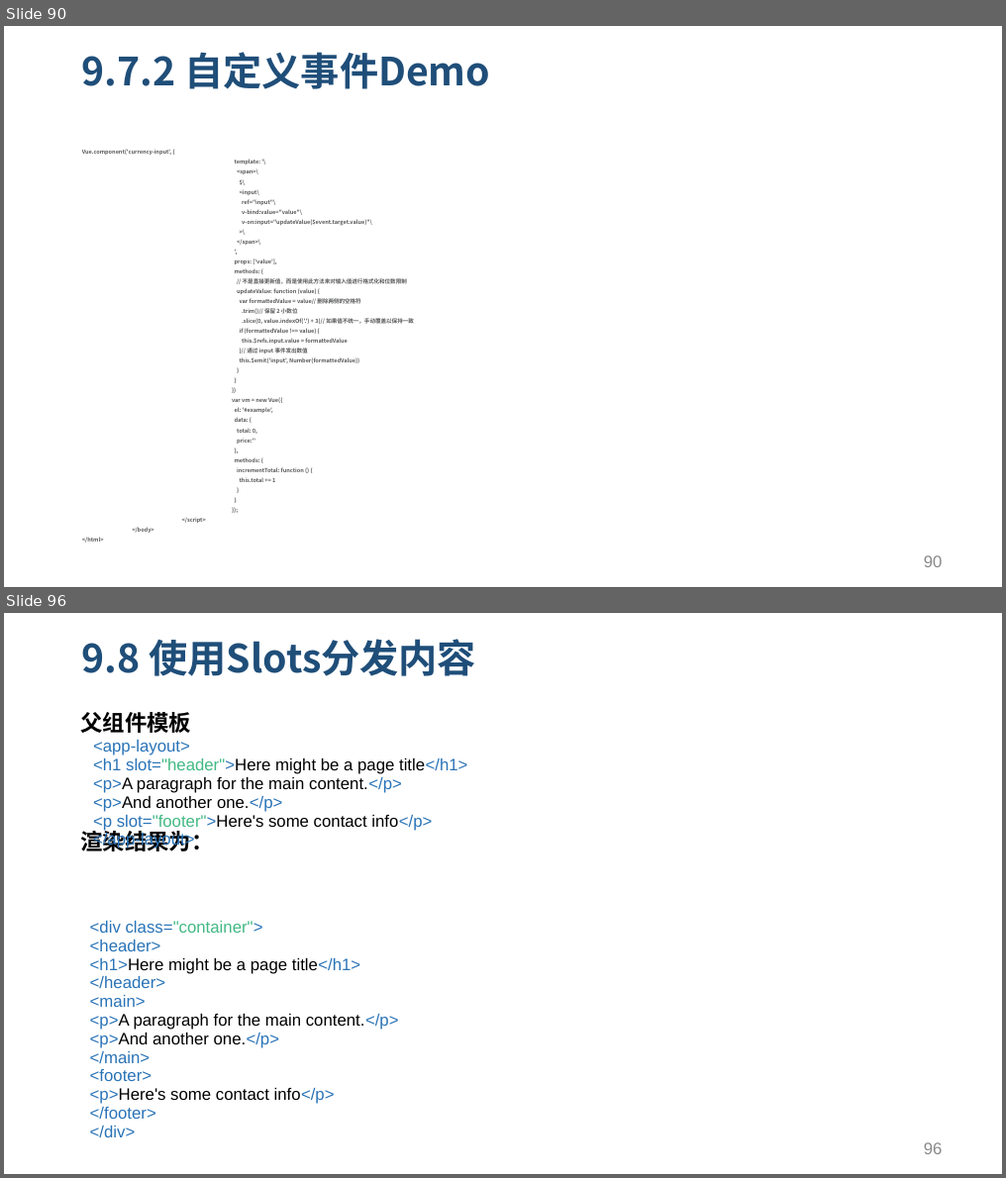
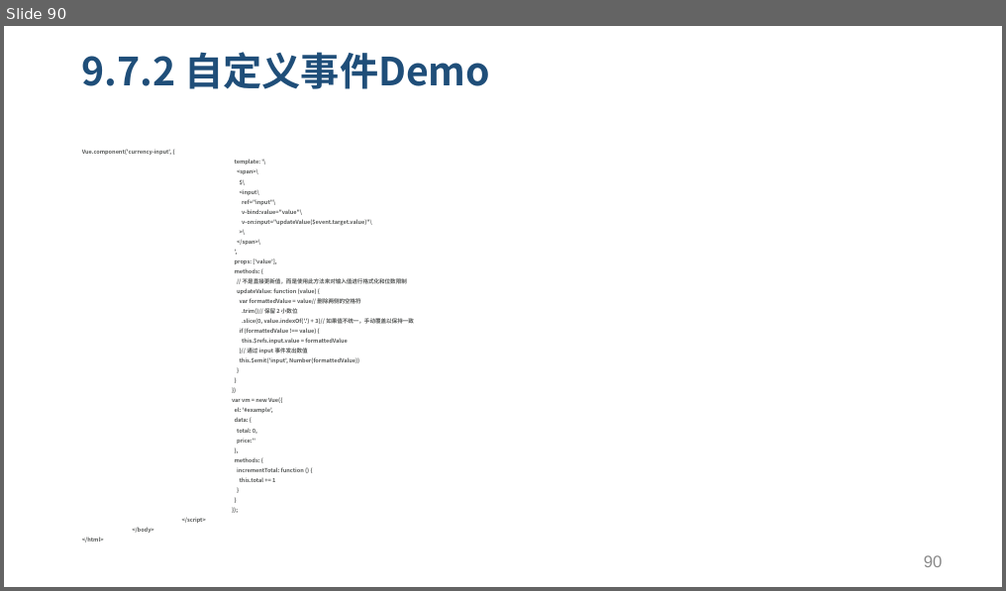
Before and after one commit to yxl2628/vuejs, a slide deck: 02 Vue基础.pptx. Shown one above the other, each under a label of ours: slides 90 and 96 before the commit, slide 90 after it; the slides between them are not shown. The pictures are 1006x1178 and 1006x591 pixels, drawn with LibreOffice and Linux fonts; fonts in the diff are those of the drawing. Boxes give left, top, right and bottom in pixels: in the first picture for what was removed or moved away, otherwise in the second. Text is boxed around its words. In the diff, an @@ line names an element or a change of style, - is before the commit and + after.

Commit message:
增加了单文件组件和路由的详细说明

```diff
--- a/02 Vue基础.pptx
+++ b/02 Vue基础.pptx
@@ slide 96 removed at (4, 613, 1002, 1174), background #FFFFFF @@
@@ title removed at (82, 639, 476, 676) @@
-9.8 使用Slots分发内容
@@ text removed at (81, 712, 214, 852) @@
-父组件模板
-渲染结果为：
@@ table removed at (87, 730, 807, 857), 1 rows, 1 columns @@
-<app-layout> / <h1 slot="header">Here might be a page title</h1> / <p>A paragraph for the main content.</p> / <p>And another one.</p> / <p slot="footer">Here's some contact info</p> / </app-layout>
@@ table removed at (83, 906, 803, 1154), 1 rows, 1 columns @@
-<div class="container"> / <header> / <h1>Here might be a page title</h1> / </header> / <main> / <p>A paragraph for the main content.</p> / <p>And another one.</p> / </main> / <footer> / <p>Here's some contact info</p> / </footer> / </div>
@@ page number removed at (924, 1143, 943, 1155) @@
-96
```
Also in this commit, not shown: 4 slides changed, 7 other slides removed, 1 other file.
